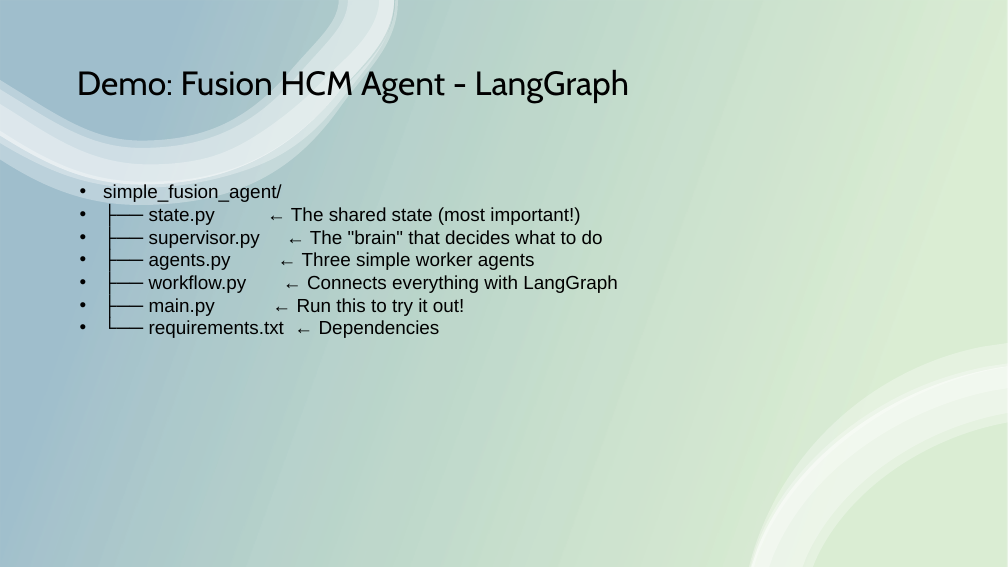
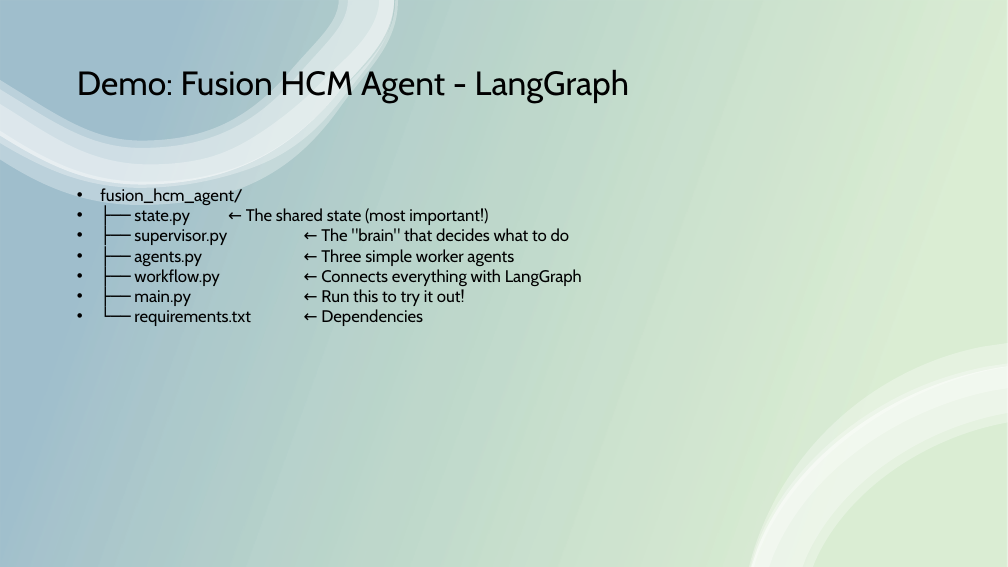
Before and after one commit to aklankdiwakar/BootcampLangGraph, a slide deck: slide 5 of PresentationBootCamp.pptx (slide 4 before the commit). Drawn at 1008x567 pixels with LibreOffice and Linux fonts; fonts in the diff are those of the drawing. Boxes give left, top, right and bottom in pixels: in the first picture for what was removed or moved away, otherwise in the second. Text is boxed around its words. In the diff, an @@ line names an element or a change of style, - is before the commit and + after.

```diff
--- a/PresentationBootCamp.pptx
+++ b/PresentationBootCamp.pptx
@@ text at [100, 188, 242, 205]: text changed; size 18 to 16 pt; font Arial to Cabin @@
-  • simple_fusion_agent/
+• fusion_hcm_agent/
@@ text at [134, 208, 582, 326]: size 18 to 16 pt, font Arial to Cabin; list level 2 to 1 in "├── state.py ← The shared ..."; list level 2 to 1 in "├── supervisor.py ← The "brain" ..."; list level 2 to 1 in "├── agents.py ← Three simple ..."; list level 2 to 1 in "├── workflow.py ← Connects everything ..."; list level 2 to 1 in "├── main.py ← Run this ..."; list level 2 to 1 in "└── requirements.txt ← Dependencies" @@
```
Also in this commit, not shown: 5 other slides changed, 4 slides added.
